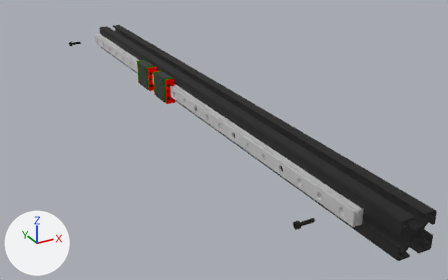
Before and after pictures for a commit that changed the glTF model Graphics/2_1_3.glb.
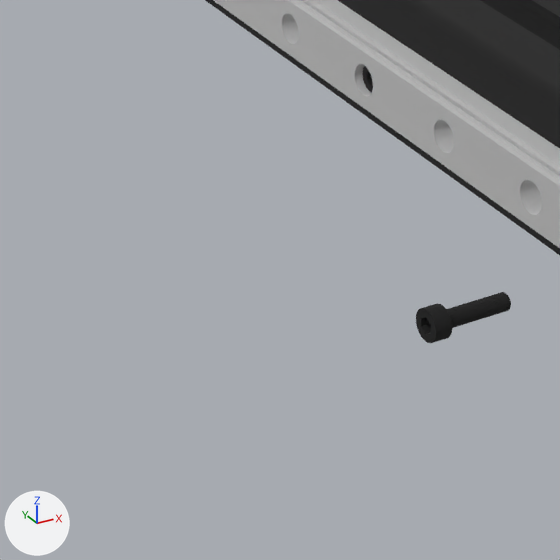
The first picture shows the older version from a 50 mm lens placed at (-0.273, -0.521, 0.519), pointed at (-0.004, -0.032, 0.274). The close-ups show the older and then the newer version on the part from 44% to 73% of the width and 54% to 100% of the height of that picture. Only the edits that show in the close-ups are written down. The axes (+X, +Y, +Z) are drawn at lower left. The lights are the same throughout. Where no turn or scale is listed for an object, it has been applied to the vertices.

In view in the first close-up: '01_02__XP__Alu_3030_Beam_1___V1.0 v14', 'DIN 912 M3 12 mm v004', 'MGNR12R550HM_FILE_2 v3' and 1 more.
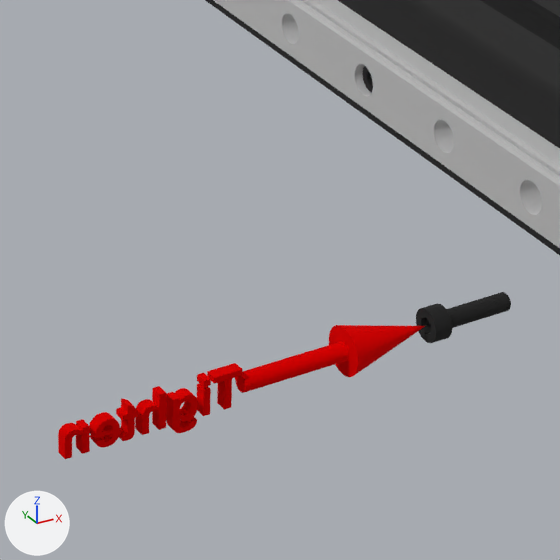
The change in detail:
Material 'mat_8' (mat_mat_8) is new.
Its base color is (0.871, 0.00182, 0.00182) (red #f00606).
Its metallic is 1.0.
Its roughness is 1.0.
Mesh me_1_0_arrow_red_assemble_v012_001 is new.
It has 16 vertices, 28 faces and spans x -0.00509..-0.00032, y -0.001..0.001, z -0.003..0.003.
It uses material mat_mat_8 (red #f00606).
Mesh me_1_0_arrow_red_assemble_v011_001 is new.
It is a box spanning x -0.00686..-0.00571, y -0.001..0.001, z -0.003..0.00135.
It uses material mat_mat_8 (red #f00606).
Mesh me_1_0_arrow_red_assemble_v010_001 is new.
It has 82 vertices, 160 faces and spans x -0.02968..-0.02572, y -0.001..0.001, z -0.003..0.00144.
It uses material mat_mat_8 (red #f00606).
Mesh me_1_0_arrow_red_assemble_v009_001 is new.
It has 72 vertices, 140 faces and spans x -0.02036..-0.0178, y -0.001..0.001, z -0.0031..0.00288.
It uses material mat_mat_8 (red #f00606).
Mesh me_1_0_arrow_red_assemble_v008_001 is new.
It has 144 vertices, 288 faces and spans x -0.02479..-0.02073, y -0.001..0.001, z -0.0031..0.00144.
It uses material mat_mat_8 (red #f00606).
Mesh me_1_0_arrow_red_assemble_v007_001 is new.
It has 80 vertices, 156 faces and spans x -0.01711..-0.01315, y -0.001..0.001, z -0.003..0.003.
It uses material mat_mat_8 (red #f00606).
Mesh me_1_0_arrow_red_assemble_v006_001 is new.
It has 214 vertices, 428 faces and spans x -0.01202..-0.00778, y -0.001..0.001, z -0.00476..0.00144.
It uses material mat_mat_8 (red #f00606).
Mesh me_1_0_arrow_red_assemble_v005_001 is new.
It is a box spanning x -0.00686..-0.00571, y -0.001..0.001, z 0.00194..0.003.
It uses material mat_mat_8 (red #f00606).
Mesh me_1_0_arrow_red_assemble_v4_001 is new.
It has 159 vertices, 314 faces and spans x 0.0..0.033, y -0.004..0.004, z -0.004..0.004.
It uses material mat_mat_8 (red #f00606).
Object '1_0_Arrow_red-Assemble v022' (ob_1_0_arrow_red_assemble_v022) is new; it shows me_1_0_arrow_red_assemble_v012_001.
Its location is (-0.0945, -0.235, 0.3025).
Object '1_0_Arrow_red-Assemble v021' (ob_1_0_arrow_red_assemble_v021) is new; it shows me_1_0_arrow_red_assemble_v011_001.
Its location is (-0.0945, -0.235, 0.3025).
Object '1_0_Arrow_red-Assemble v020' (ob_1_0_arrow_red_assemble_v020) is new; it shows me_1_0_arrow_red_assemble_v010_001.
Its location is (-0.0945, -0.235, 0.3025).
Object '1_0_Arrow_red-Assemble v019' (ob_1_0_arrow_red_assemble_v019) is new; it shows me_1_0_arrow_red_assemble_v009_001.
Its location is (-0.0945, -0.235, 0.3025).
Object '1_0_Arrow_red-Assemble v018' (ob_1_0_arrow_red_assemble_v018) is new; it shows me_1_0_arrow_red_assemble_v008_001.
Its location is (-0.0945, -0.235, 0.3025).
Object '1_0_Arrow_red-Assemble v017' (ob_1_0_arrow_red_assemble_v017) is new; it shows me_1_0_arrow_red_assemble_v007_001.
Its location is (-0.0945, -0.235, 0.3025).
Object '1_0_Arrow_red-Assemble v016' (ob_1_0_arrow_red_assemble_v016) is new; it shows me_1_0_arrow_red_assemble_v006_001.
Its location is (-0.0945, -0.235, 0.3025).
Object '1_0_Arrow_red-Assemble v015' (ob_1_0_arrow_red_assemble_v015) is new; it shows me_1_0_arrow_red_assemble_v005_001.
Its location is (-0.0945, -0.235, 0.3025).
Object '1_0_Arrow_red-Assemble v014' (ob_1_0_arrow_red_assemble_v014) is new; it shows me_1_0_arrow_red_assemble_v4_001.
Its location is (-0.0945, -0.235, 0.3025).

Boxes (x1, y1, x2, y2) around the edits, measured in the close-ups (560 x 560 px):
'1_0_Arrow_red-Assemble v014', added (red): after (235, 325, 425, 393)
'1_0_Arrow_red-Assemble v016', added (red): after (166, 388, 198, 433)
'1_0_Arrow_red-Assemble v017', added (red): after (135, 386, 166, 435)
'1_0_Arrow_red-Assemble v020', added (red): after (58, 419, 90, 459)
'1_0_Arrow_red-Assemble v018', added (red): after (89, 412, 120, 447)
'1_0_Arrow_red-Assemble v022', added (red): after (207, 363, 243, 410)
'1_0_Arrow_red-Assemble v019', added (red): after (116, 398, 138, 441)
'1_0_Arrow_red-Assemble v021', added: after (197, 383, 211, 416)
'1_0_Arrow_red-Assemble v015', added: after (197, 373, 211, 387)
